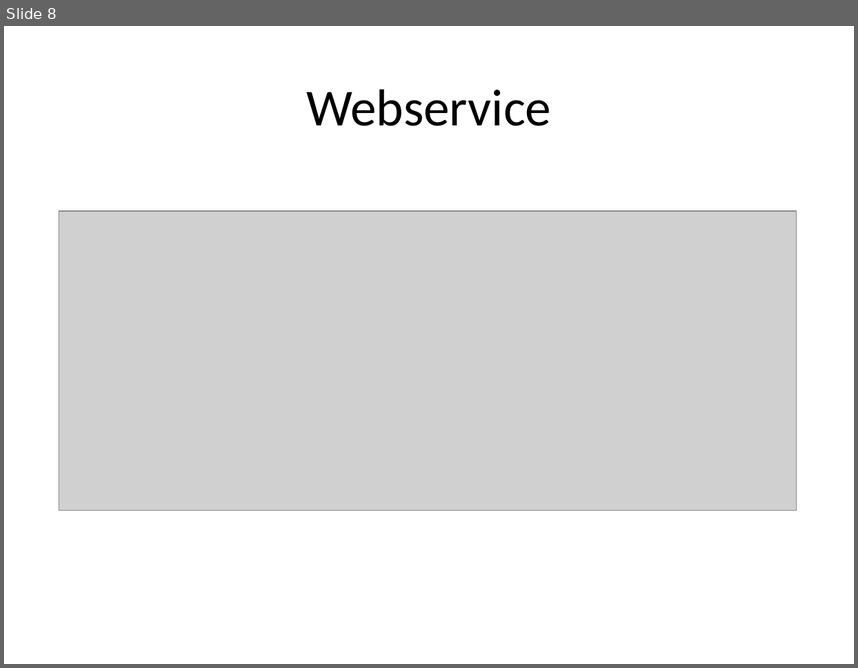
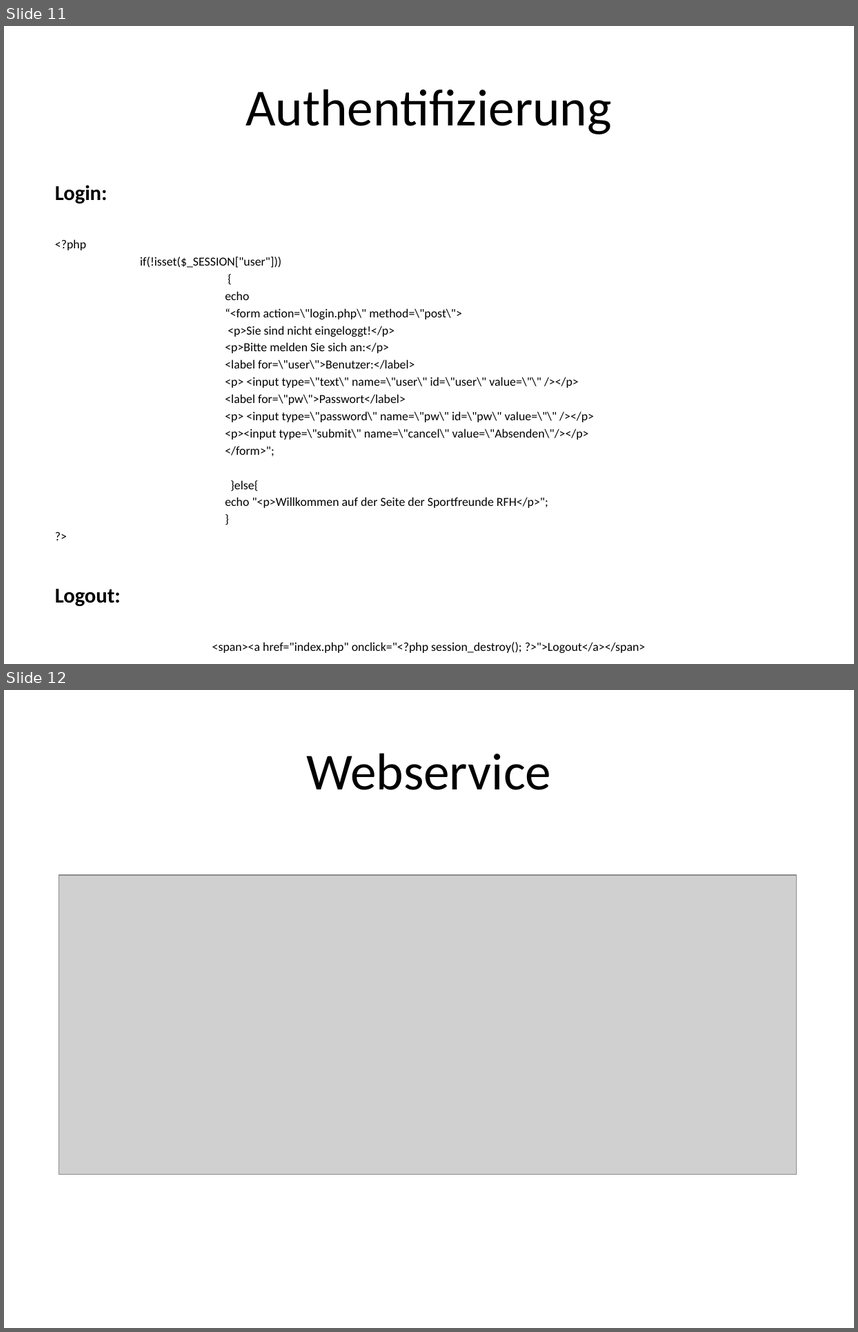
Before and after one commit to patpiech88/SportfreundeRFH, a slide deck: Dokumentation/SportfreundeRFH.pptx. Shown one above the other, each under a label of ours: slide 8 before the commit, slides 11 and 12 after it. The pictures are 858x668 and 858x1332 pixels, drawn with LibreOffice and Linux fonts; fonts in the diff are those of the drawing; grey boxes stand for pictures. Boxes give left, top, right and bottom in pixels: in the first picture for what was removed or moved away, otherwise in the second. Text is boxed around its words. In the diff, an @@ line names an element or a change of style, - is before the commit and + after.

```diff
--- a/Dokumentation/SportfreundeRFH.pptx
+++ b/Dokumentation/SportfreundeRFH.pptx
@@ slide 11 added at bbox=[4, 26, 854, 664], background #FFFFFF @@
@@ title added at bbox=[245, 89, 612, 134], 44 pt, text #000000 @@
+Authentifizierung
@@ text added at bbox=[55, 185, 646, 653], 10.4 pt, text #000000 @@
+Login:
+<?php
+if(!isset($_SESSION["user"]))
+{
+echo
+“<form action=\"login.php\" method=\"post\">
+<p>Sie sind nicht eingeloggt!</p>
+<p>Bitte melden Sie sich an:</p>
+<label for=\"user\">Benutzer:</label>
+<p> <input type=\"text\" name=\"user\" id=\"user\" value=\"\" /></p>
+<label for=\"pw\">Passwort</label>
+<p> <input type=\"password\" name=\"pw\" id=\"pw\" value=\"\" /></p>
+<p><input type=\"submit\" name=\"cancel\" value=\"Absenden\"/></p>
+</form>";
+}else{
+echo "<p>Willkommen auf der Seite der Sportfreunde RFH</p>";
+}
+?>
+Logout:
+<span><a href="index.php" onclick="<?php session_destroy(); ?>">Logout</a></span>
@@ what was slide 8 is now slide 12 @@
```
Also in this commit, not shown: 2 slides changed, 3 other slides added.
